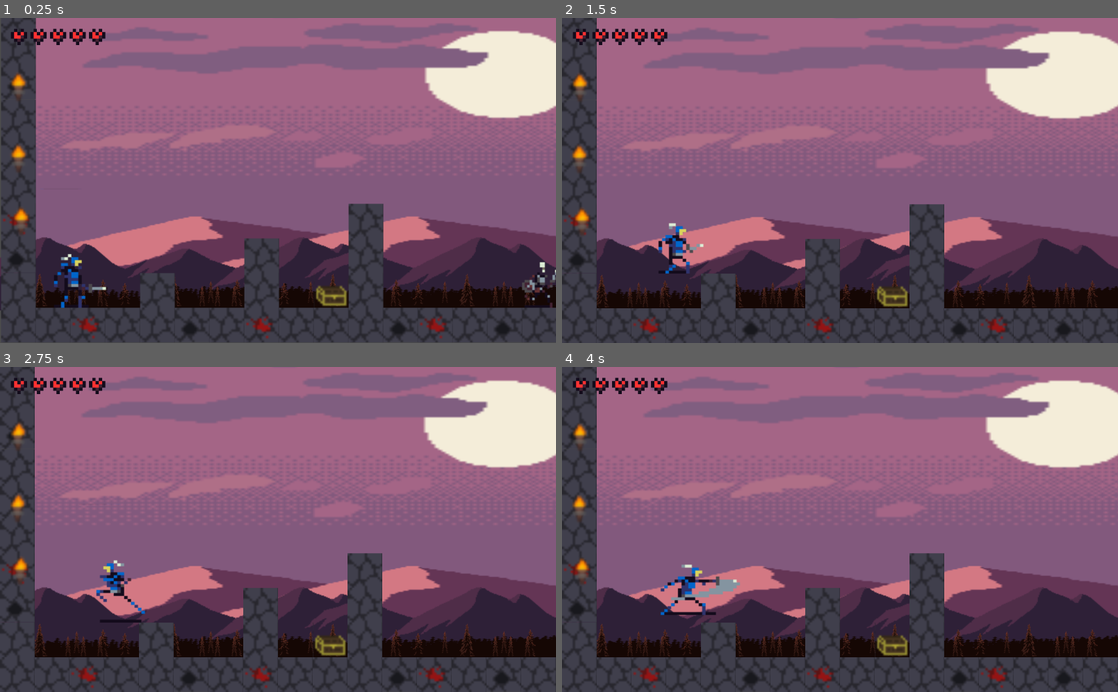
Above: before the commit, frames 1-4 (two rows, left to right).
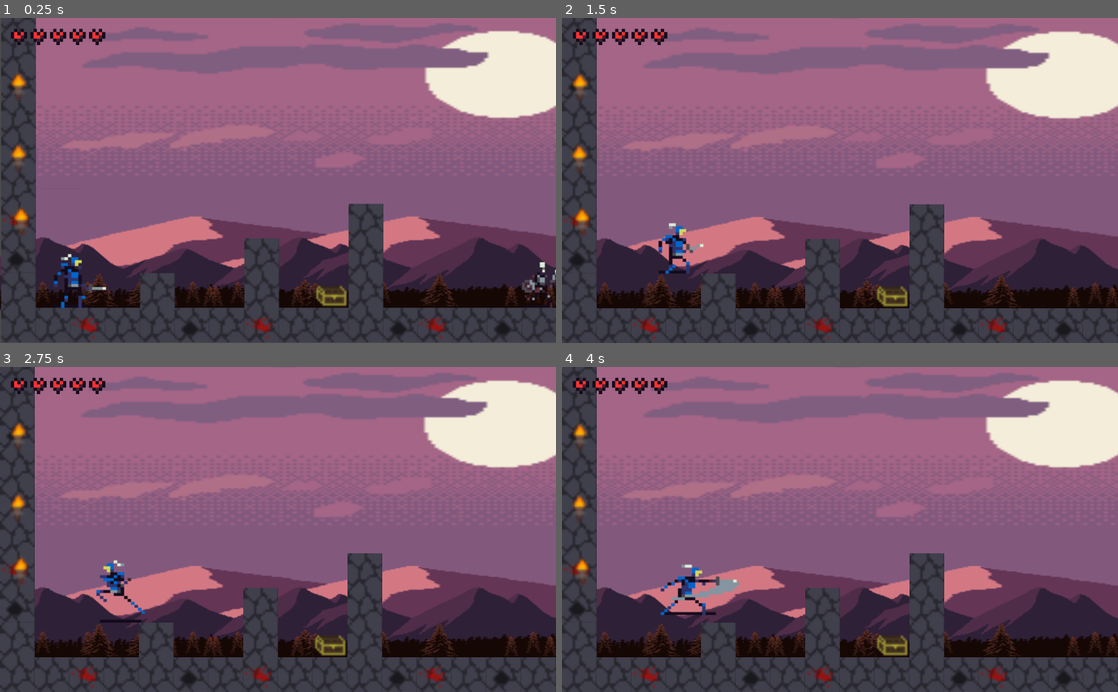
Above: after the commit, the same moments.

Repository: DEDaWil/game_heh
Game: Godot game, scene res://scenes/level.tscn
Two runs of this game, one before a commit and one after it. Both use one fixed random seed, a clock stepped at 60 frames per second and the inputs below.
Inputs (mouse positions are in pixels of both pictures, inside the frame that each line leads up to):
- Up to frame 1 (0.25 s): no input
- Up to frame 2 (1.5 s): move the mouse to (962, 164) at 0.52 s; hold D (player_right) from 0.53 s (still down); click (962, 164) at 0.6 s; tap W (player_up) at 0.77 s; move the mouse to (728, 196) at 1.27 s; click (728, 196) at 1.35 s
- Up to frame 3 (2.75 s): tap W (player_up) at 1.52 s; move the mouse to (333, 458) at 2.02 s; release D (player_right) at 2.03 s; hold A (player_left) from 2.03 s (still down); click (333, 458) at 2.1 s
- Up to frame 4 (4 s): move the mouse to (812, 594) at 2.77 s; release A (player_left) at 2.78 s; hold D (player_right) from 2.78 s (still down); click (812, 594) at 2.85 s; tap W (player_up) at 3.02, 3.77 s; move the mouse to (1006, 578) at 3.52 s; click (1006, 578) at 3.6 s

The runs differ from the first frame. In frame 1, 1.5% of the frame differs, in the area x 0-100%, y 67-90%; in frame 2, 1.7%; in frame 3, 1.7%, in the area x 6-100%, y 67-89%; in frame 4, 1.7%.

Commit message:
some parallax changes

Diff:
--- a/scenes/level.tscn
+++ b/scenes/level.tscn
@@ -37,7 +37,7 @@
 texture = ExtResource( 8 )
 
 [node name="Mountain" type="ParallaxLayer" parent="ParallaxBackground"]
-motion_scale = Vector2( 0.008, 1 )
+motion_scale = Vector2( 0.015, 1 )
 motion_mirroring = Vector2( 800, 0 )
 
 [node name="mountain" type="Sprite" parent="ParallaxBackground/Mountain"]
@@ -46,7 +46,7 @@
 texture = ExtResource( 12 )
 
 [node name="Forest" type="ParallaxLayer" parent="ParallaxBackground"]
-motion_scale = Vector2( 0.007, 1 )
+motion_scale = Vector2( 0.1, 1 )
 motion_mirroring = Vector2( 540, 0 )
 
 [node name="Forest" type="Sprite" parent="ParallaxBackground/Forest"]
@@ -54,15 +54,14 @@
 scale = Vector2( 2.21517, 1 )
 texture = ExtResource( 11 )
 
-[node name="Trees" type="ParallaxLayer" parent="ParallaxBackground/Forest"]
+[node name="Trees" type="ParallaxLayer" parent="ParallaxBackground"]
 position = Vector2( 255.538, 480.021 )
-motion_scale = Vector2( 0.005, 0 )
-motion_offset = Vector2( 0, 200 )
+motion_scale = Vector2( 0.15, 1 )
 motion_mirroring = Vector2( 544, 0 )
 
-[node name="Sprite" type="Sprite" parent="ParallaxBackground/Forest/Trees"]
-position = Vector2( -16.5807, 6.783 )
-scale = Vector2( 0.939041, 1.08479 )
+[node name="Sprite" type="Sprite" parent="ParallaxBackground/Trees"]
+position = Vector2( 376.515, 6.783 )
+scale = Vector2( 2.38425, 1.08479 )
 texture = ExtResource( 10 )
 
 [node name="CanvasLayer" type="CanvasLayer" parent="."]
